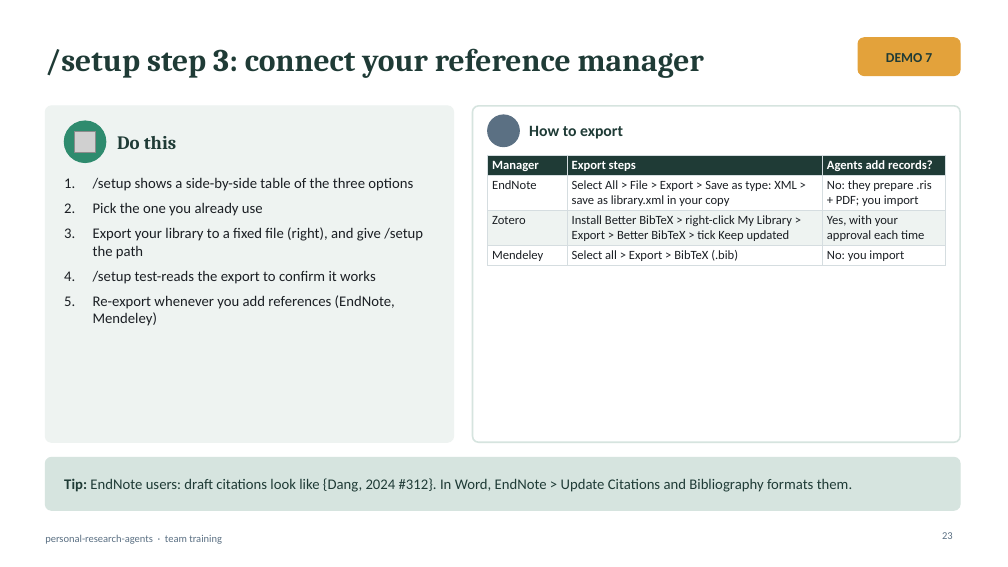
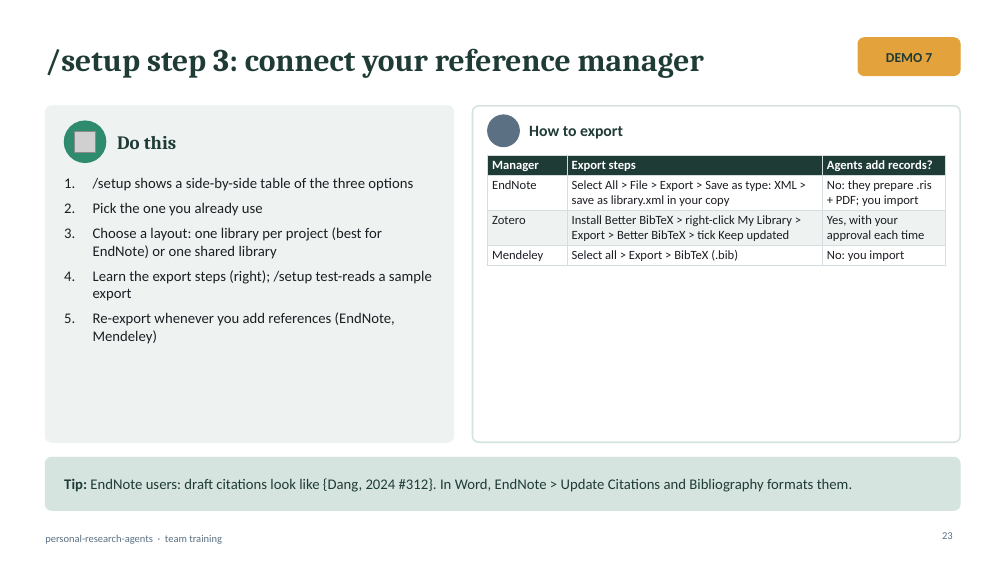
Before and after one commit to simonhdang/personal-research-agents, a slide deck: slide 23 of docs/personal-research-agents_seminar.pptx. Drawn at 1008x567 pixels with LibreOffice and Linux fonts; fonts in the diff are those of the drawing; grey boxes stand for pictures; background and template pictures are left out. Boxes give left, top, right and bottom in pixels: in the first picture for what was removed or moved away, otherwise in the second. Text is boxed around its words. In the diff, an @@ line names an element or a change of style, - is before the commit and + after.

```diff
--- a/docs/personal-research-agents_seminar.pptx
+++ b/docs/personal-research-agents_seminar.pptx
@@ text at (x1=93, y1=227, x2=432, y2=301): text changed @@
-3. Export your library to a fixed file (right), and give /setup the path
-4. /setup test-reads the export to confirm it works
+3. Choose a layout: one library per project (best for EndNote) or one shared library
+4. Learn the export steps (right); /setup test-reads a sample export
```
Also in this commit, not shown: 11 other slides changed, 1 slide added, 13 other files.
